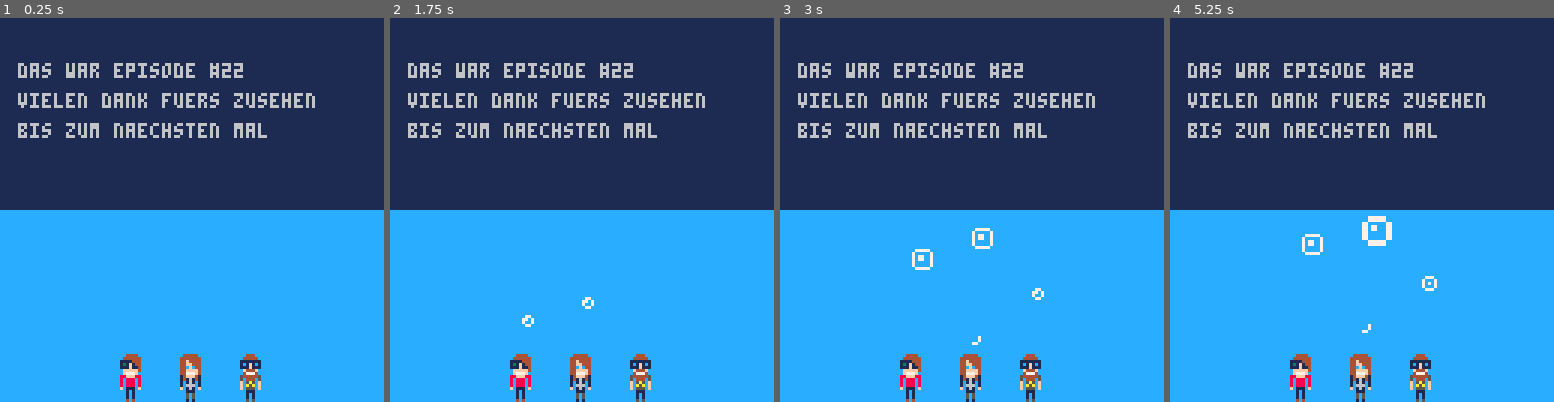
Above: before the commit, frames 1-4 (left to right).
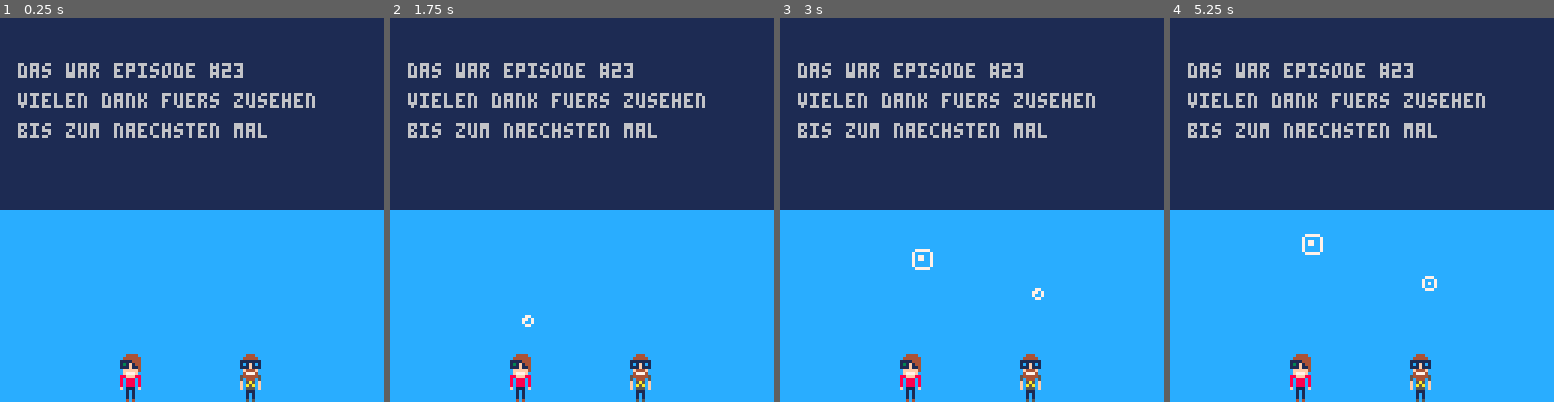
Above: after the commit, the same moments.

Repository: zothynine/picoheads
Game: PICO-8 cartridge outro.p8
Two runs of this game, one before a commit and one after it. Both use one fixed random seed, a clock stepped at 60 frames per second and the inputs below.
Inputs:
- Up to frame 1 (0.25 s): no input
- Up to frame 2 (1.75 s): no input
- Up to frame 3 (3 s): no input
- Up to frame 4 (5.25 s): no input

The runs differ from the first frame. In frame 1, 0.5% of the frame differs, in the area x 46-64%, y 13-100%; in frame 2, 0.6%; in frame 3, 0.7%; in frame 4, 0.9%.

Commit message:
Vorbereitungen Episode 23

Diff:
--- a/intro.p8
+++ b/intro.p8
@@ -12,8 +12,8 @@
 		ln4="",
 		txt1="wir entwickeln",
 		txt2="presented by picoheads",
-		txt3="episode #22:",
-		txt4="full metal!",
+		txt3="episode #23:",
+		txt4="stop and go!",
 		x=6,
 		ln1_y=15,
 		ln2_y=26,
--- a/outro.p8
+++ b/outro.p8
@@ -20,7 +20,7 @@
 
 	timer+=1
 	local _mtrigger = 45
-	local _itrigger = 23
+	--local _itrigger = 23 --guest
 	local _ktrigger = 90
 	if (timer==120) timer=0
 	if time()>15 then
@@ -32,9 +32,10 @@
 			add(bubbles,{bx=mx+4,by=y+6,s=flr(rnd(4))})
 		end
 
-		if timer==_itrigger then
-			add(bubbles,{bx=ix+4,by=y+6,s=flr(rnd(4))})
-		end
+		--guest
+		-- if timer==_itrigger then
+		-- 	add(bubbles,{bx=ix+4,by=y+6,s=flr(rnd(4))})
+		-- end
 
 		if timer==_ktrigger then
 			add(bubbles,{bx=kx+4,by=y+6,s=flr(rnd(4))})
@@ -73,13 +74,13 @@
 	add(splashes,{d="r",x=mx+7,y=_y,lt=flr(rnd(6))})
 	add(splashes,{d="r",x=mx+7,y=_y,lt=flr(rnd(6))})
 	add(splashes,{d="r",x=mx+7,y=_y,lt=flr(rnd(6))})
-	--ingrid
-	add(splashes,{d="l",x=ix,y=_y,lt=flr(rnd(6))})
-	add(splashes,{d="l",x=ix,y=_y,lt=flr(rnd(6))})
-	add(splashes,{d="l",x=ix,y=_y,lt=flr(rnd(6))})
-	add(splashes,{d="r",x=ix+7,y=_y,lt=flr(rnd(6))})
-	add(splashes,{d="r",x=ix+7,y=_y,lt=flr(rnd(6))})
-	add(splashes,{d="r",x=ix+7,y=_y,lt=flr(rnd(6))})
+	--guest
+	-- add(splashes,{d="l",x=ix,y=_y,lt=flr(rnd(6))})
+	-- add(splashes,{d="l",x=ix,y=_y,lt=flr(rnd(6))})
+	-- add(splashes,{d="l",x=ix,y=_y,lt=flr(rnd(6))})
+	-- add(splashes,{d="r",x=ix+7,y=_y,lt=flr(rnd(6))})
+	-- add(splashes,{d="r",x=ix+7,y=_y,lt=flr(rnd(6))})
+	-- add(splashes,{d="r",x=ix+7,y=_y,lt=flr(rnd(6))})
 	--klemens
 	add(splashes,{d="l",x=kx,y=_y,lt=flr(rnd(6))})
 	add(splashes,{d="l",x=kx,y=_y,lt=flr(rnd(6))})
@@ -96,11 +97,11 @@
 function _draw()
 	cls()
 	map(0,0,0,0,16,16)
-	print("das war episode #22",txt_x,y-97,6)
+	print("das war episode #23",txt_x,y-97,6)
 	print("vielen dank fuers zusehen",txt_x,y-87,6)
 	print("bis zum naechsten mal",txt_x,y-77,6)
 	spr(0,mx,y,1,2)
-	spr(33,ix,y,1,2)
+	-- spr(33,ix,y,1,2) --guest
 	spr(32,kx,y,1,2)
 	--print("wir danken:",txt_x,y+20,6)
 	--print("gerlinde hinterleitner",txt_x,y+30,6)
@@ -109,7 +110,7 @@
 	print("wir danken",txt_x,y+25,6)
 	print("der tollen community",txt_x,y+35,6)
 	print("auf derstandard.at",txt_x,y+45,6)
-	print("episode #23 am 12.2. - 19:00",txt_x,y+55,7)
+	print("episode #24 am 19.2. - 19:00",txt_x,y+55,7)
 	print("auf dst.at/picoheads",txt_x,y+65,7)
 	print("twitter:",txt_x,y+90,7)
 	print("@freddychops, @zothynine",txt_x,y+100,7)
@@ -120,7 +121,7 @@
 		for colm=0,8 do
 			if not pixel_under_water(colm,row) then
 				local mpixel = pget(mx+colm,y+row)
-				local ipixel = pget(ix+colm,y+row)
+				-- local ipixel = pget(ix+colm,y+row) --guest
 				local kpixel = pget(kx+colm,y+row)
 
 				--mario
@@ -132,14 +133,12 @@
  					pset(mx+colm,y+row,6)
  				end
 
-				--ingrid
-
-
- 				if ipixel != 1
- 							and ipixel >= 1
- 							and ipixel != 7 then
- 					pset(ix+colm,y+row,6)
- 				end
+				--guest
+ 				-- if ipixel != 1
+ 				-- 			and ipixel >= 1
+ 				-- 			and ipixel != 7 then
+ 				-- 	pset(ix+colm,y+row,6)
+ 				-- end
 
 				--klemens
 
--- a/starting-soon.p8
+++ b/starting-soon.p8
@@ -16,7 +16,7 @@
 function _update60()
 	timer+=1
 	local _mtrigger = 45
-	local _itrigger = 23
+	--local _itrigger = 23 --guest
 	local _ktrigger = 90
 	if (timer==120) timer=0
 	y=mid(0,y+1, 112)
@@ -26,9 +26,10 @@
 			add(bubbles,{bx=mx+4,by=y+6,s=flr(rnd(4))})
 		end
 
-		if timer==_itrigger then
-			add(bubbles,{bx=ix+4,by=y+6,s=flr(rnd(4))})
-		end
+		--guest
+		-- if timer==_itrigger then
+		-- 	add(bubbles,{bx=ix+4,by=y+6,s=flr(rnd(4))})
+		-- end
 
 		if timer==_ktrigger then
 			add(bubbles,{bx=kx+4,by=y+6,s=flr(rnd(4))})
@@ -77,13 +78,13 @@
 	add(splashes,{d="r",x=mx+7,y=_y,lt=flr(rnd(6))})
 	add(splashes,{d="r",x=mx+7,y=_y,lt=flr(rnd(6))})
 	add(splashes,{d="r",x=mx+7,y=_y,lt=flr(rnd(6))})
-	--ingrid
-	add(splashes,{d="l",x=ix,y=_y,lt=flr(rnd(6))})
-	add(splashes,{d="l",x=ix,y=_y,lt=flr(rnd(6))})
-	add(splashes,{d="l",x=ix,y=_y,lt=flr(rnd(6))})
-	add(splashes,{d="r",x=ix+7,y=_y,lt=flr(rnd(6))})
-	add(splashes,{d="r",x=ix+7,y=_y,lt=flr(rnd(6))})
-	add(splashes,{d="r",x=ix+7,y=_y,lt=flr(rnd(6))})
+	--guest
+	-- add(splashes,{d="l",x=ix,y=_y,lt=flr(rnd(6))})
+	-- add(splashes,{d="l",x=ix,y=_y,lt=flr(rnd(6))})
+	-- add(splashes,{d="l",x=ix,y=_y,lt=flr(rnd(6))})
+	-- add(splashes,{d="r",x=ix+7,y=_y,lt=flr(rnd(6))})
+	-- add(splashes,{d="r",x=ix+7,y=_y,lt=flr(rnd(6))})
+	-- add(splashes,{d="r",x=ix+7,y=_y,lt=flr(rnd(6))})
 	--klemens
 	add(splashes,{d="l",x=kx,y=_y,lt=flr(rnd(6))})
 	add(splashes,{d="l",x=kx,y=_y,lt=flr(rnd(6))})
@@ -102,9 +103,9 @@
 	map(0,0,0,0,16,16)
 	print("wir entwickeln",6,15,6)
 	print("presented by picoheads",6,25,6)
-	print("episode #22 startet in kuerze",6,35,6)
+	print("episode #23 startet in kuerze",6,35,6)
 	spr(0,mx,y,1,2)
-	spr(33,ix,y,1,2)
+	--spr(33,ix,y,1,2) --guest
 	spr(32,kx,y,1,2)
 
 
@@ -124,14 +125,12 @@
  					pset(mx+colm,y+row,6)
  				end
 
-				--ingrid
-
-
- 				if ipixel != 1
- 							and ipixel >= 1
- 							and ipixel != 7 then
- 					pset(ix+colm,y+row,6)
- 				end
+				--guest
+ 				-- if ipixel != 1
+ 				-- 			and ipixel >= 1
+ 				-- 			and ipixel != 7 then
+ 				-- 	pset(ix+colm,y+row,6)
+ 				-- end
 
 				--klemens
 
